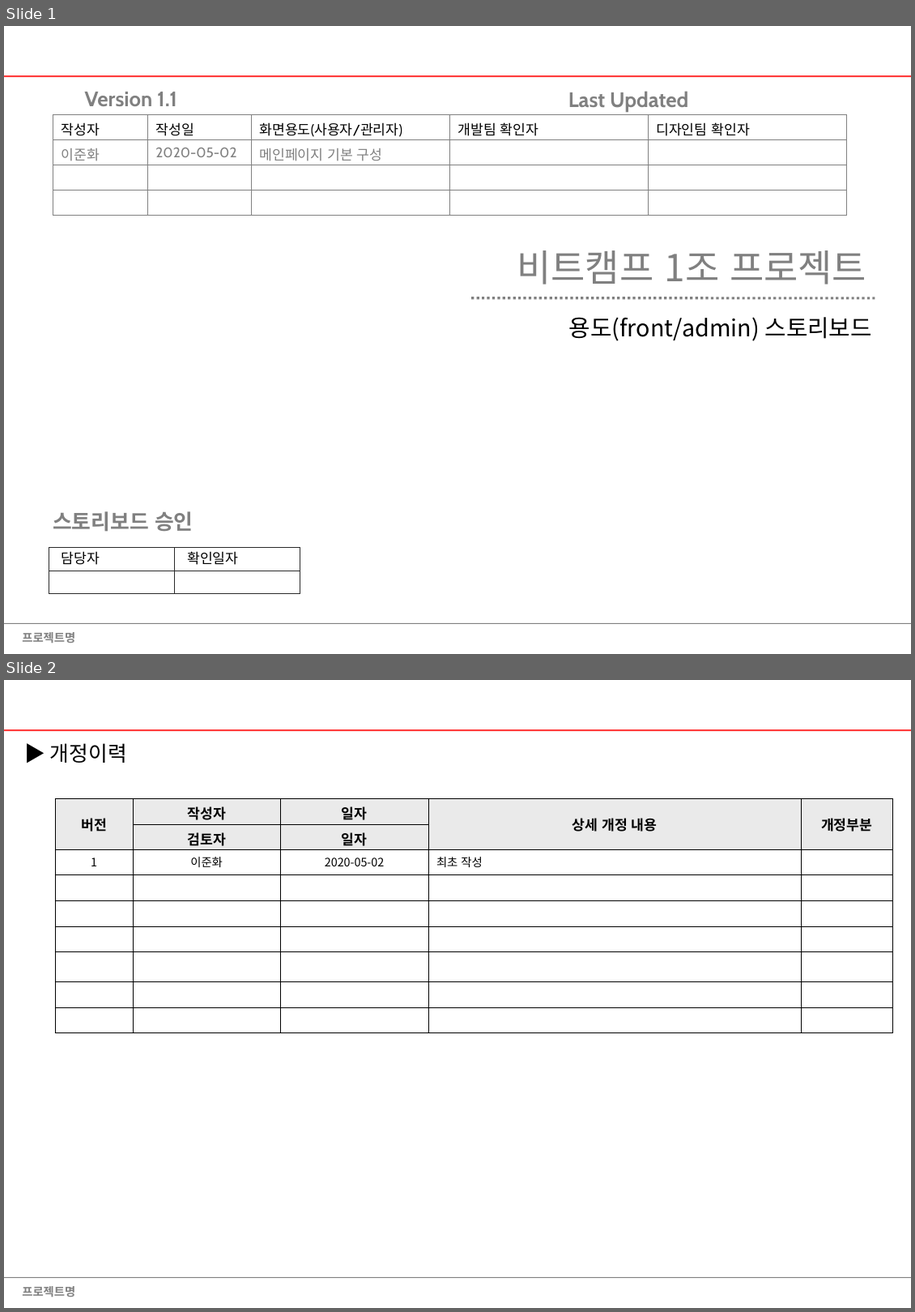
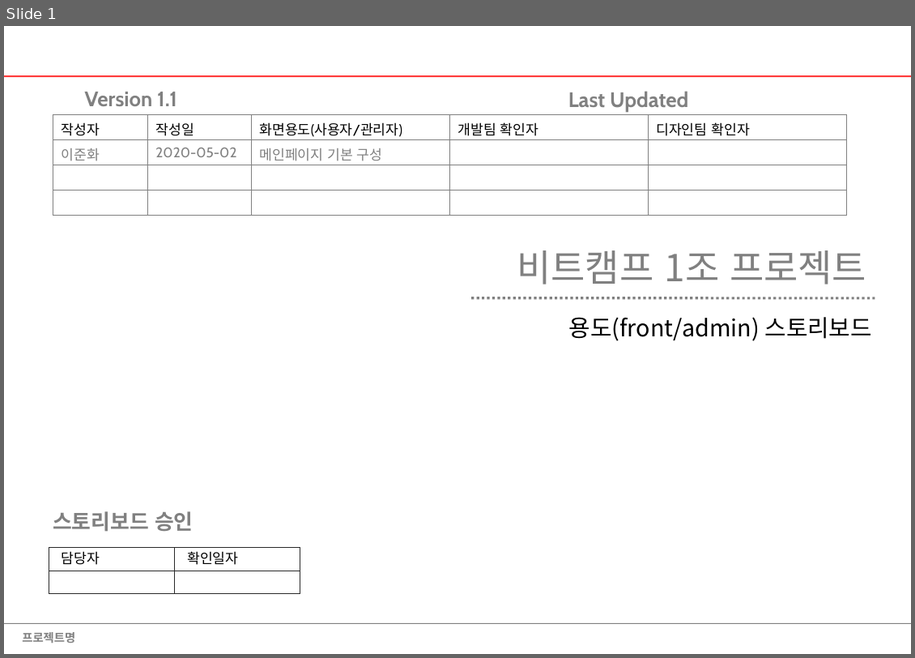
Before and after one commit to creatersInBitcamp/ElectricVehicle_LifeCycle, a slide deck: project_data/스토리보드.ppt. Shown one above the other, each under a label of ours: slides 1 and 2 before the commit, slide 1 after it. The pictures are 915x1312 and 915x658 pixels, drawn with LibreOffice and Linux fonts; fonts in the diff are those of the drawing. Boxes give left, top, right and bottom in pixels: in the first picture for what was removed or moved away, otherwise in the second. Text is boxed around its words. In the diff, an @@ line names an element or a change of style, - is before the commit and + after.

```diff
--- a/project_data/스토리보드.ppt
+++ b/project_data/스토리보드.ppt
@@ slide 2 removed at <box>4,680,911,1308</box>, background #FFFFFF; not listed: 3 template elements that a slide beside it also shows @@
@@ title removed at <box>50,743,127,763</box> @@
-▶ 개정이력
@@ table removed at <box>55,799,892,1032</box>, 9 rows, 5 columns @@
-버전 | 작성자 | 일자 | 상세 개정 내용 | 개정부분
- | 검토자 | 일자 |  | 
-1 | 이준화 | 2020-05-02 | 최초 작성 | 
- |  |  |  | 
- |  |  |  | 
- |  |  |  | 
- |  |  |  | 
- |  |  |  | 
- |  |  |  | 
```
Also in this commit, not shown: 1 slide changed, 6 slides added, 1 other slide removed.
